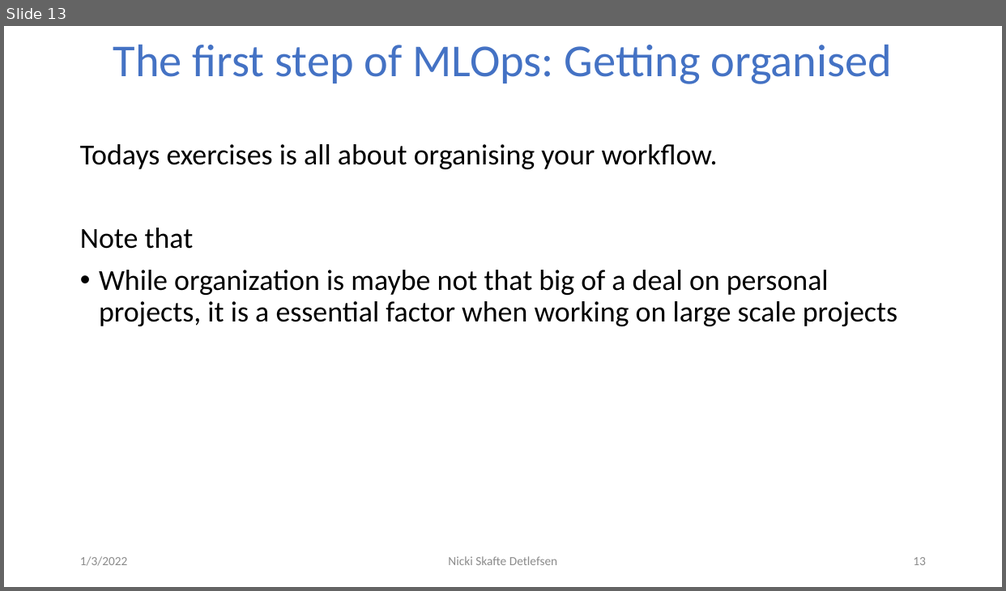
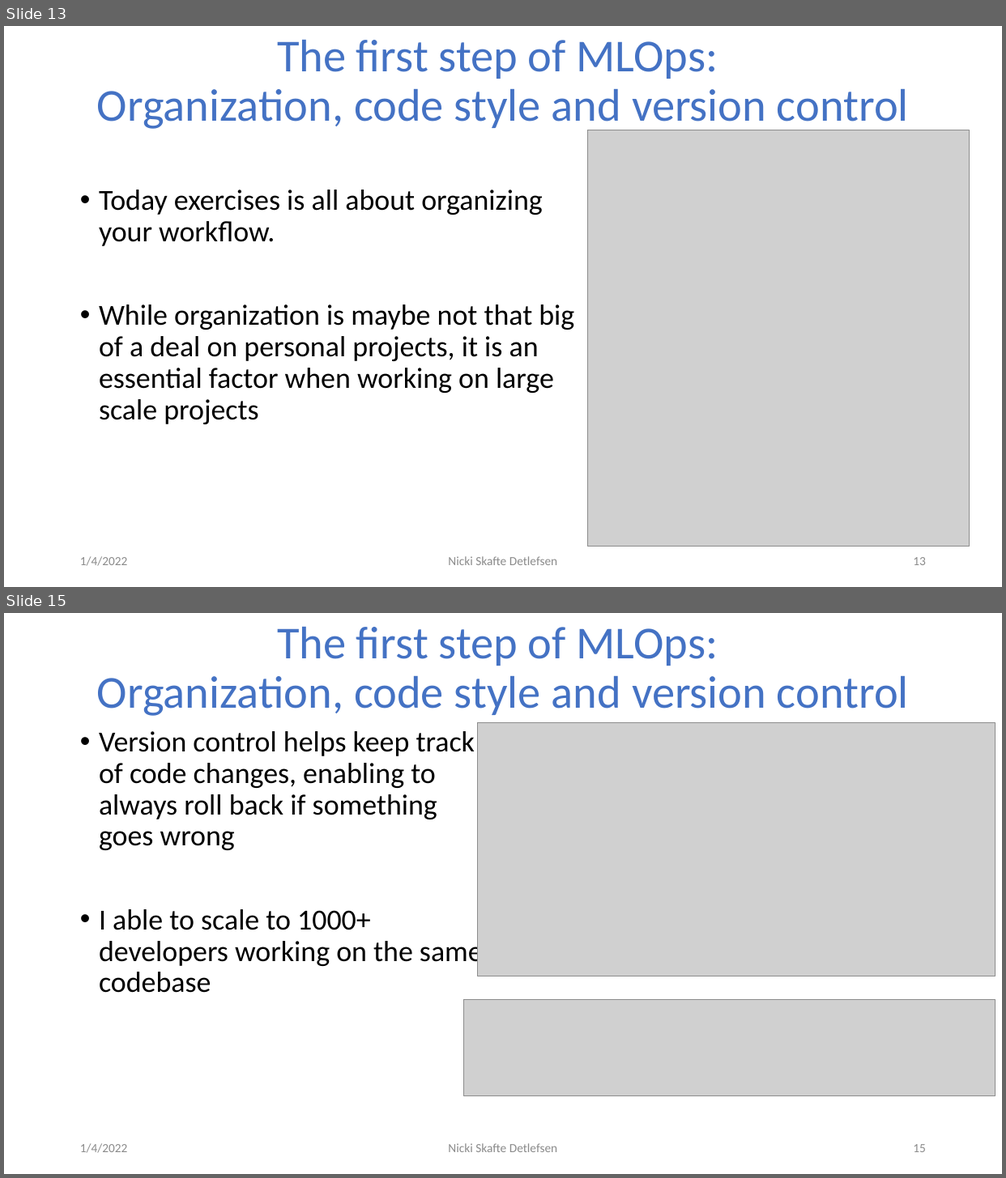
Before and after one commit to DeepEasterbunny/dtu_mlops, a slide deck: s2_organisation_and_version_control/lecture/MLOps.pptx. Shown one above the other, each under a label of ours: slide 13 before the commit, slides 13 and 15 after it; the slides between them are not shown. The pictures are 1006x591 and 1006x1178 pixels, drawn with LibreOffice and Linux fonts; fonts in the diff are those of the drawing; grey boxes stand for pictures; background and template pictures are left out. Boxes give left, top, right and bottom in pixels: in the first picture for what was removed or moved away, otherwise in the second. Text is boxed around its words. In the diff, an @@ line names an element or a change of style, - is before the commit and + after.

Commit message:
mlops

```diff
--- a/s2_organisation_and_version_control/lecture/MLOps.pptx
+++ b/s2_organisation_and_version_control/lecture/MLOps.pptx
@@ slide 15 added at (4, 613, 1002, 1174), background #FFFFFF @@
@@ title added at (97, 627, 909, 716), 44 pt, text #4472C4 @@
+The first step of MLOps:
+Organization, code style and version control
@@ text added at (99, 731, 483, 993), 28 pt, text #000000 @@
+• Version control helps keep track of code changes, enabling to always roll back if something goes wrong
+• I able to scale to 1000+ developers working on the same codebase
@@ picture added at (477, 723, 995, 976) @@
@@ picture added at (463, 999, 995, 1096) @@
@@ text added at (80, 1144, 128, 1153), 12 pt, text #8C8C8C @@
+1/4/2022
@@ text added at (448, 1144, 557, 1152), 12 pt, text #8C8C8C @@
+Nicki Skafte Detlefsen
@@ page number added at (913, 1144, 926, 1152), 12 pt, text #8C8C8C @@
+15
@@ slide 13 changed as well @@
@@ title at (97, 40, 909, 132): text changed @@
-The first step of MLOps: Getting organised
+The first step of MLOps:
+Organization, code style and version control
@@ picture added at (587, 130, 969, 546) @@
@@ text at (99, 190, 574, 425): text changed @@
-Todays exercises is all about organising your workflow.
-Note that
-• While organization is maybe not that big of a deal on personal projects, it is a essential factor when working on large scale projects
+• Today exercises is all about organizing your workflow.
+• While organization is maybe not that big of a deal on personal projects, it is an essential factor when working on large scale projects
@@ text at (80, 557, 128, 566): text changed @@
-1/3/2022
+1/4/2022
```
Also in this commit, not shown: 12 other slides changed, 1 other slide added, 4 other files.
